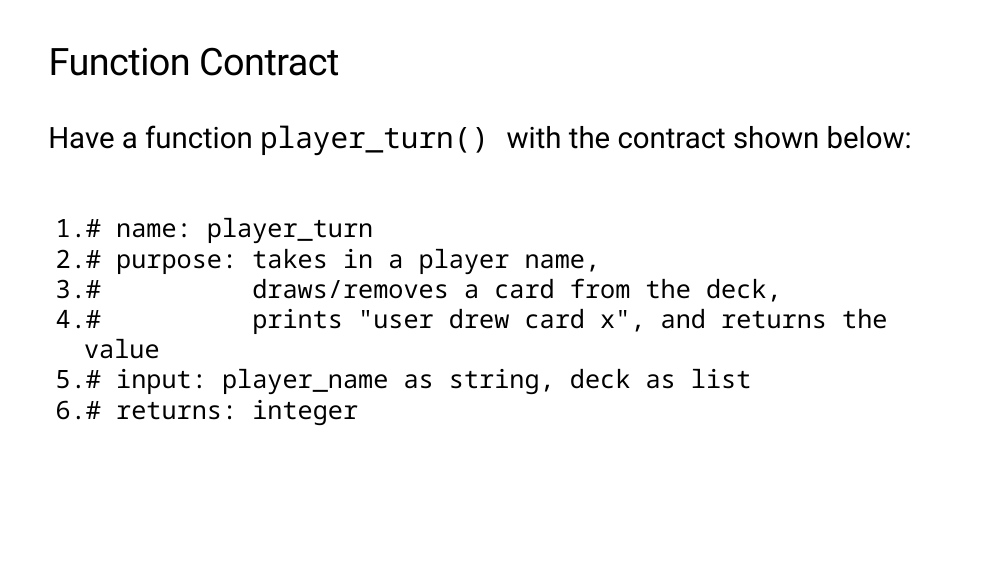
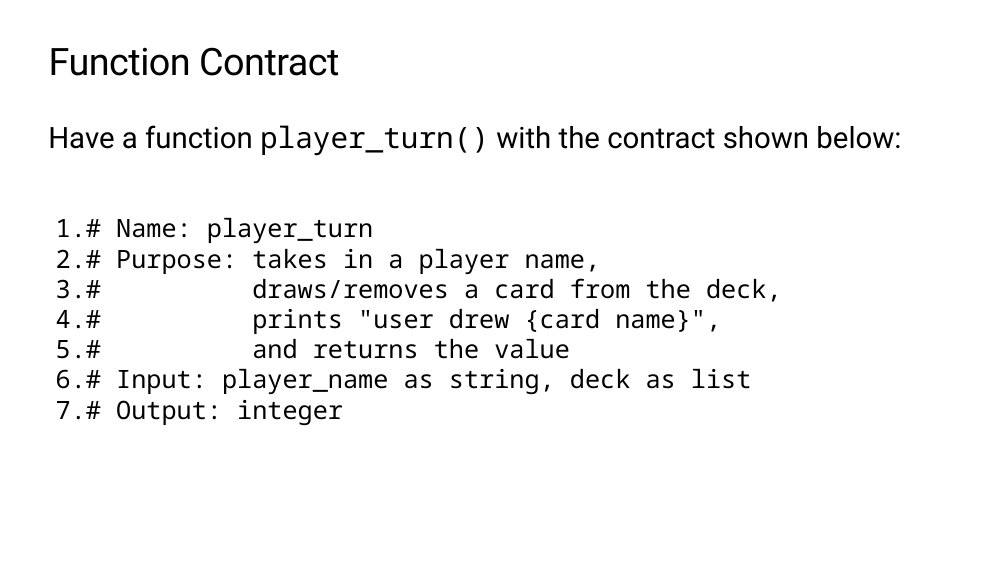
Before and after one commit to TEALSK12/2nd-semester-introduction-to-computer-science, a slide deck: slide 13 of units/3_unit/slidedecks/Intro Python 3.03 TEALS.pptx. Drawn at 1008x567 pixels with LibreOffice and Linux fonts; fonts in the diff are those of the drawing; background and template pictures are left out. Boxes give left, top, right and bottom in pixels: in the first picture for what was removed or moved away, otherwise in the second. Text is boxed around its words. In the diff, an @@ line names an element or a change of style, - is before the commit and + after.

```diff
--- a/units/3_unit/slidedecks/Intro Python 3.03 TEALS.pptx
+++ b/units/3_unit/slidedecks/Intro Python 3.03 TEALS.pptx
@@ text "Have a function player_turn() with ..." rewrapped from [48,125,912,156] to [48,125,901,156] @@
@@ text at [116,218,601,274]: text changed @@
-1. # name: player_turn
-2. # purpose: takes in a player name,
+1. # Name: player_turn
+2. # Purpose: takes in a player name,
@@ text at [116,309,752,425]: text changed @@
-4. # prints "user drew card x", and returns the value
-5. # input: player_name as string, deck as list
-6. # returns: integer
+4. # prints "user drew {card name}",
+5. # and returns the value
+6. # Input: player_name as string, deck as list
+7. # Output: integer
```
Also in this commit, not shown: 5 other slides changed, 11 other files.
